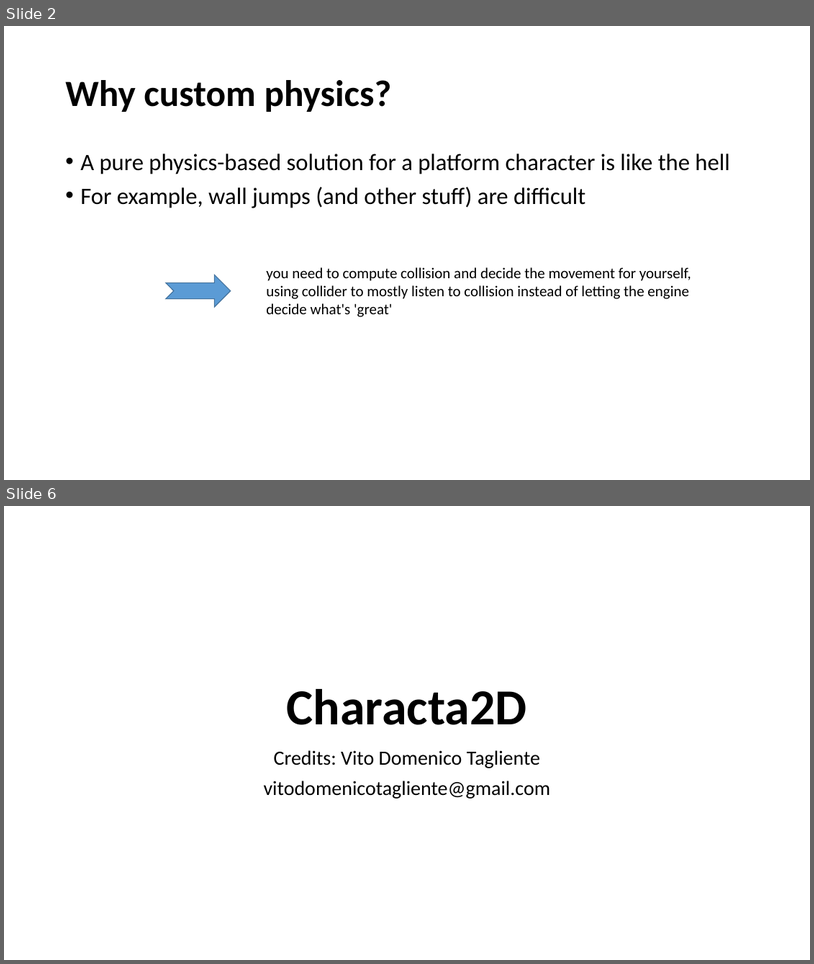
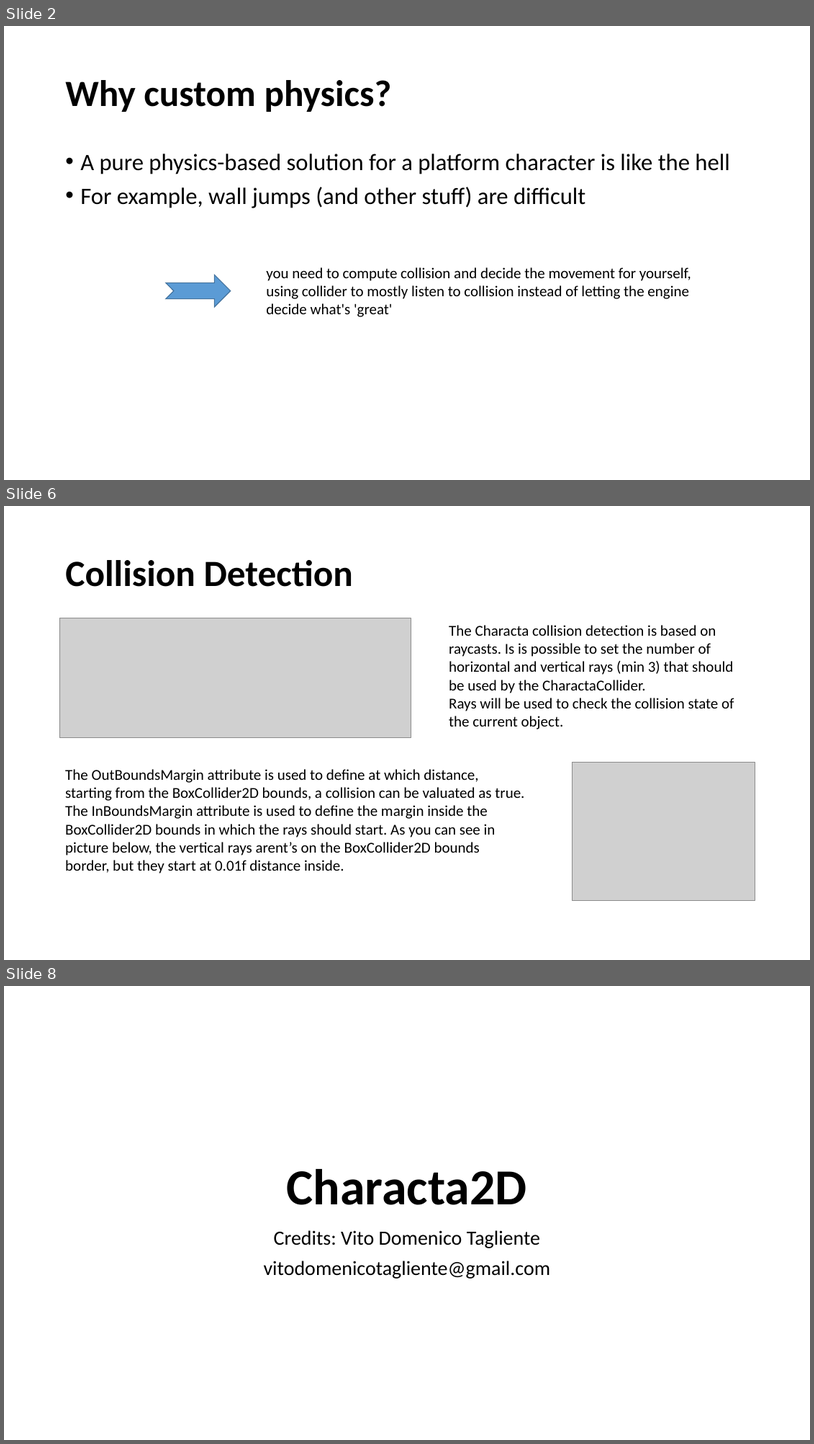
Before and after one commit to vitodtagliente/Characta2D, a slide deck: Assets/Characta2D/Documentation/Characta2D.pptx. Shown one above the other, each under a label of ours: slides 2 and 6 before the commit, slides 2, 6 and 8 after it; the slides between them are not shown. The pictures are 814x964 and 814x1444 pixels, drawn with LibreOffice and Linux fonts; fonts in the diff are those of the drawing; grey boxes stand for pictures. Boxes give left, top, right and bottom in pixels: in the first picture for what was removed or moved away, otherwise in the second. Text is boxed around its words. In the diff, an @@ line names an element or a change of style, - is before the commit and + after.

```diff
--- a/Assets/Characta2D/Documentation/Characta2D.pptx
+++ b/Assets/Characta2D/Documentation/Characta2D.pptx
@@ slide 6 added at (x1=4, y1=506, x2=810, y2=960), background #FFFFFF @@
@@ title added at (x1=65, y1=560, x2=353, y2=587), 44 pt, text #000000, bold @@
+Collision Detection
@@ picture added at (x1=59, y1=618, x2=411, y2=738) @@
@@ text added at (x1=449, y1=625, x2=734, y2=729), 18 pt, text #000000 @@
+The Characta collision detection is based on raycasts. Is is possible to set the number of horizontal and vertical rays (min 3) that should be used by the CharactaCollider.
+Rays will be used to check the collision state of the current object.
@@ picture added at (x1=573, y1=762, x2=756, y2=901) @@
@@ text added at (x1=65, y1=769, x2=525, y2=873), 18 pt, text #000000 @@
+The OutBoundsMargin attribute is used to define at which distance, starting from the BoxCollider2D bounds, a collision can be valuated as true.
+The InBoundsMargin attribute is used to define the margin inside the BoxCollider2D bounds in which the rays should start. As you can see in picture below, the vertical rays arent’s on the BoxCollider2D bounds border, but they start at 0.01f distance inside.
@@ what was slide 6 is now slide 8 @@
```
Also in this commit, not shown: 3 slides changed, 1 other slide added, 11 other files.
